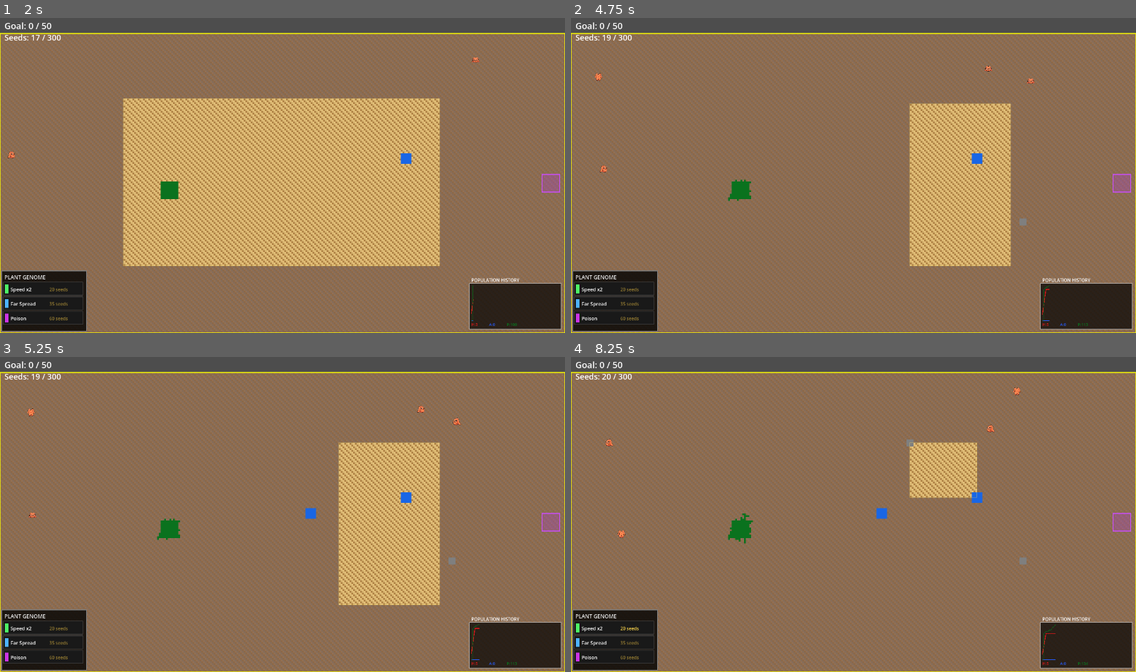
Above: before the commit, frames 1-4 (two rows, left to right).
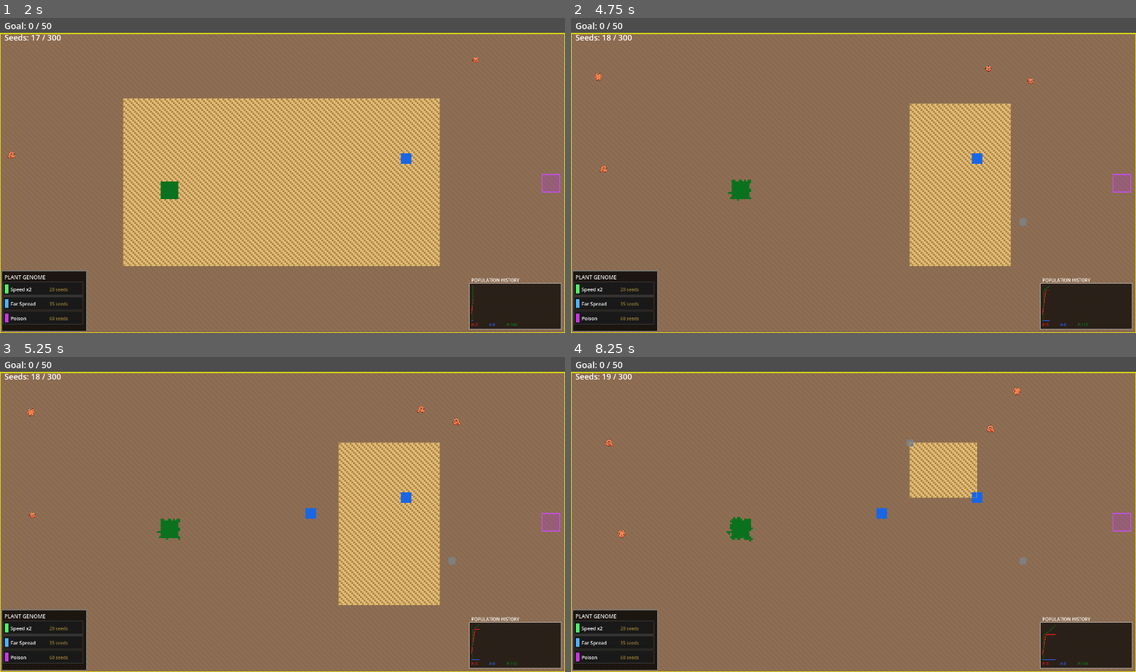
Above: after the commit, the same moments.

Repository: mamo1016/ecosystem-game
Game: Godot game, scene res://world.tscn
Same seed, same stepped clock (60 frames per second), same inputs: the game is played once before the commit and once after it.
Inputs (mouse positions are in pixels of both pictures, inside the frame that each line leads up to):
- Up to frame 1 (2 s): tap Enter at 0.5 s; move the mouse to (406, 159) at 0.52 s; hold Shift 0.53-1.28 s; click (406, 159) at 0.67 s; tap Space at 1.25 s; move the mouse to (169, 191) at 1.27 s; tap Ctrl at 1.35 s; click (169, 191) at 1.42 s
- Up to frame 2 (4.75 s): tap Enter at 2 s; move the mouse to (910, 106) at 2.02 s; hold Alt 2.03-2.78 s; click (910, 106) at 2.17 s; move the mouse to (825, 238) at 2.77 s; tap Shift at 2.85 s; click (825, 238) at 2.92 s; move the mouse to (1023, 222) at 3.52 s; hold Ctrl 3.53-4.28 s; click (1023, 222) at 3.67 s; tap Space at 4.25 s; move the mouse to (684, 128) at 4.27 s; tap Alt at 4.35 s; click (684, 128) at 4.42 s
- Up to frame 3 (5.25 s): move the mouse to (310, 514) at 5.02 s; hold Shift from 5.03 s (still down); click (310, 514) at 5.17 s
- Up to frame 4 (8.25 s): tap Enter at 5.75 s; move the mouse to (768, 432) at 5.77 s; release Shift at 5.78 s; tap Ctrl at 5.85 s; click (768, 432) at 5.92 s; move the mouse to (977, 498) at 6.52 s; hold Alt 6.53-7.28 s; click (977, 498) at 6.67 s; move the mouse to (740, 530) at 7.27 s; tap Shift at 7.35 s; click (740, 530) at 7.42 s; move the mouse to (910, 445) at 8.02 s; hold Ctrl from 8.03 s (still down); click (910, 445) at 8.17 s

Frame 1 is identical in both runs. In frame 2, less than 0.1% of the frame differs, in the area x 6-92%, y 5-98%; in frame 3, less than 0.1%; in frame 4, 0.2%, in the area x 5-92%, y 5-98%.

Commit message:
Add Tree plant: 0.1% spawn rate, inedible by herbivores, spreads grass locally and via far jumps

Diff:
--- a/world.gd
+++ b/world.gd
@@ -16,6 +16,7 @@
 const WATER = 8
 const STONE = 9
 const FAR_MATURE = 10
+const TREE = 11
 
 # --- COLOURS ---
 const COLOR_EMPTY    = Color(0.74, 0.60, 0.38)
@@ -33,6 +34,7 @@
 const COLOR_APEX     = Color(0.15, 0.35, 0.95)
 const COLOR_MATURE   = Color(0.04, 0.45, 0.12)
 const COLOR_FAR_MATURE = Color(0.3, 0.9, 0.3)
+const COLOR_TREE       = Color(0.5, 1.0, 0.0) # Bright neon green
 const COLOR_DUNG     = Color(0.45, 0.28, 0.10)
 const COLOR_POISON   = Color(0.6, 0.1, 0.8)
 const COLOR_WATER    = Color(0.1, 0.4, 0.9)
@@ -435,6 +437,7 @@
 	match tile_id:
 		MATURE: return COLOR_MATURE
 		FAR_MATURE: return COLOR_FAR_MATURE
+		TREE:   return COLOR_TREE
 		SUPER:  return COLOR_SUPER
 		DUNG:   return COLOR_DUNG
 		POISON_PLANT: return COLOR_POISON
@@ -487,7 +490,7 @@
 	if pos.x < 0 or pos.x >= MAP_WIDTH or pos.y < 0 or pos.y >= MAP_HEIGHT: return
 	if grid[pos.x][pos.y] == WATER or grid[pos.x][pos.y] == STONE: return
 	grid[pos.x][pos.y] = id
-	if id == MATURE or id == FAR_MATURE:
+	if id == MATURE or id == FAR_MATURE or id == TREE:
 		plants_this_tick += 1
 		mature_set[pos] = true
 	else:
@@ -576,7 +579,11 @@
 	available_seeds = mini(available_seeds + amount, SEED_CAP)
 
 func _is_plant(id: int) -> bool:
-	return id == GRASS or id == SUPER or id == MATURE or id == FAR_MATURE or id == POISON_PLANT
+	return id == GRASS or id == SUPER or id == MATURE or id == FAR_MATURE or id == POISON_PLANT or id == TREE
+
+func _is_edible_plant(id: int) -> bool:
+	if id == TREE: return false
+	return _is_plant(id)
 
 func _in_plant_zone(pos: Vector2i) -> bool:
 	return pos.x >= zone_x0 and pos.x < zone_x1 and pos.y >= zone_y0 and pos.y < zone_y1
@@ -681,15 +688,17 @@
 				var neighbor: Vector2i = pos + d
 				if get_tile(neighbor) == EMPTY and randf() < spread_prob and not _in_river(neighbor):
 					var next_id = MATURE
-					if genomes["poison"]["unlocked"] and randf() < 0.001:
+					if randf() < 0.001:
+						next_id = TREE # 0.1% chance for Tree
+					elif genomes["poison"]["unlocked"] and randf() < 0.001:
 						next_id = POISON_PLANT
 					elif genomes["range"]["unlocked"] and randf() < 0.05:
 						next_id = FAR_MATURE
 					set_tile(neighbor, next_id)
 					if randf() < 0.10: _add_seeds(1)
 
-			# Far Spread genome: Only FAR_MATURE can spread 10-15 blocks away (5% chance per tick)
-			if current_tile == FAR_MATURE and randf() < 0.05:
+			# Tree & Far Spread behavior: Far jump (10-15 blocks)
+			if (current_tile == TREE or current_tile == FAR_MATURE) and randf() < 0.05:
 				var fly_angle: float = randf() * TAU
 				var fly_dist: float = randf_range(10.0, 15.0)
 				var fly_pos := Vector2i(
@@ -738,7 +747,7 @@
 	var found = []
 	for x in range(start_x, end_x):
 		for y in range(start_y, end_y):
-			if _is_plant(grid[x][y]):
+			if _is_edible_plant(grid[x][y]):
 				found.append(Vector2i(x, y))
 	if found.is_empty():
 		return Vector2i(-1, -1)
@@ -753,7 +762,7 @@
 	for x in range(start_x, end_x):
 		for y in range(start_y, end_y):
 			var pos = Vector2i(x, y)
-			if _is_plant(grid[x][y]):
+			if _is_edible_plant(grid[x][y]):
 				_erase_plant_data(pos)
 				set_tile(pos, EMPTY)
 				eaten_count += 1
